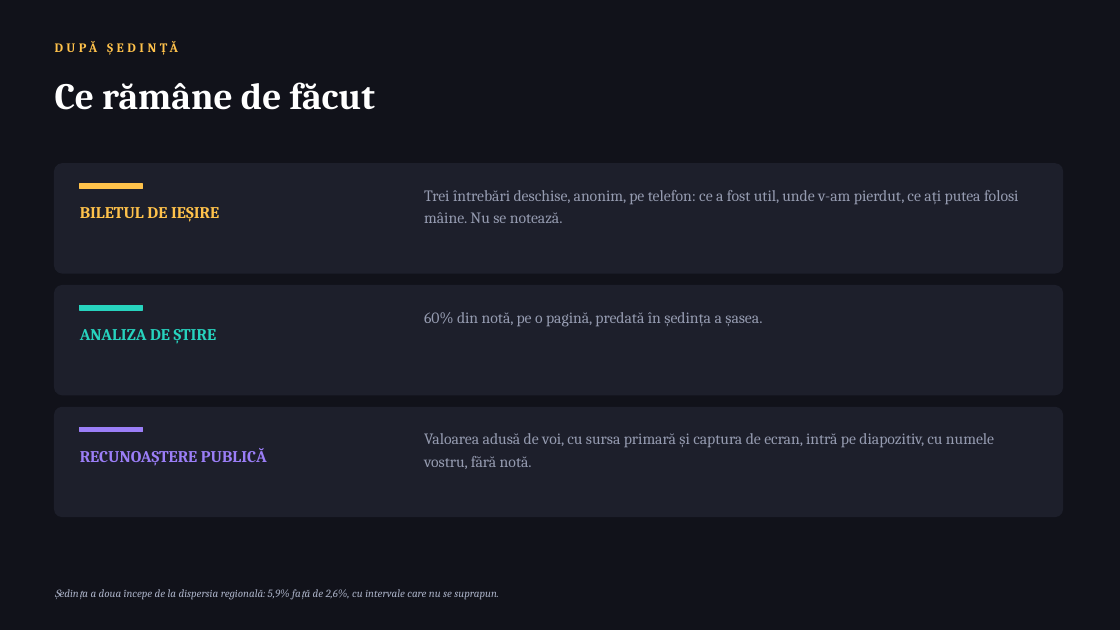
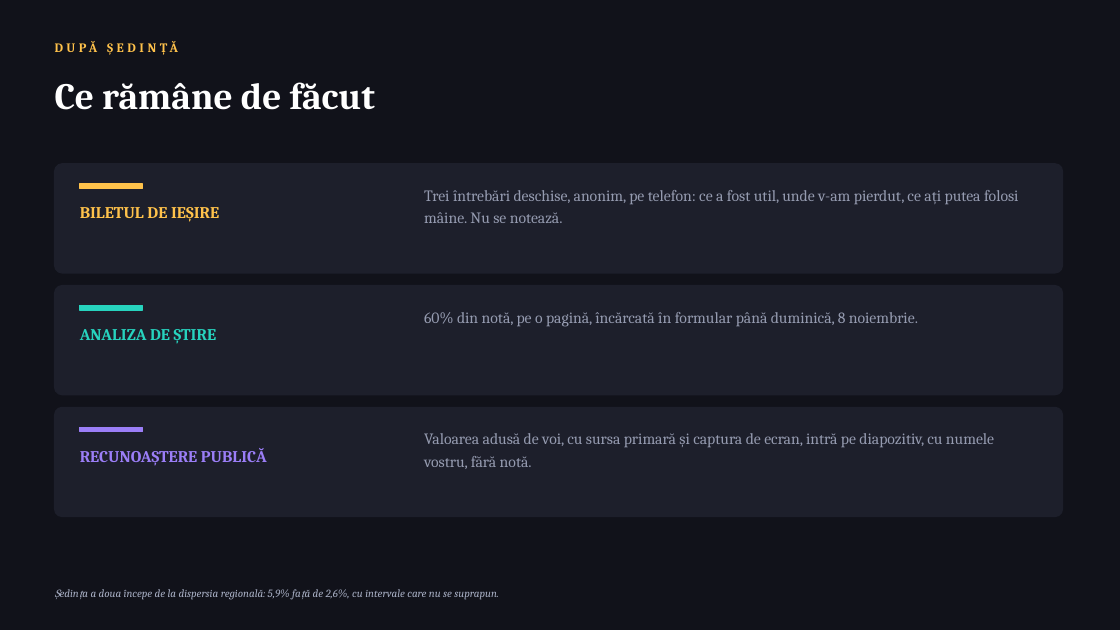
Before and after one commit to apana-prog/cursuri-umf, a slide deck: slide 55 of OPT_PLIC/ro/fisiere/C01.pptx. Drawn at 1120x630 pixels with LibreOffice and Linux fonts; fonts in the diff are those of the drawing. Boxes give left, top, right and bottom in pixels: in the first picture for what was removed or moved away, otherwise in the second. Text is boxed around its words. In the diff, an @@ line names an element or a change of style, - is before the commit and + after.

```diff
--- a/OPT_PLIC/ro/fisiere/C01.pptx
+++ b/OPT_PLIC/ro/fisiere/C01.pptx
@@ text at bbox=[424, 312, 918, 327]: text changed @@
-60% din notă, pe o pagină, predată în ședința a șasea.
+60% din notă, pe o pagină, încărcată în formular până duminică, 8 noiembrie.
```
Also in this commit, not shown: 2 other slides changed, 27 other files.
